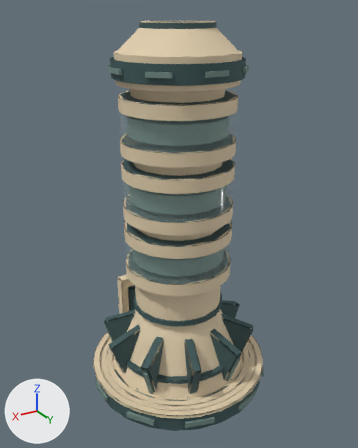
The glTF model assets/kit/labkit/Cannon_T3.glb as it was, and as the next commit left it.
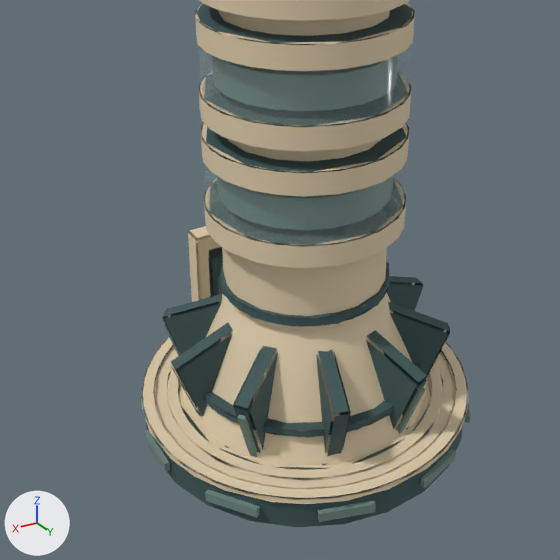
Old and new are each drawn whole from a 50 mm camera at (4.41, 7.38, 7.11) aimed at (0.0, 0.04, 3.44) and again close up on the part from 6% to 87% of the width and 35% to 100% of the height. Lighting does not change. The marker at lower left points along +X, +Y and +Z. The last two pictures show the newer version. Vertices at exactly the same position are counted once.

Objects in the first close-up: 'Cannon_T3'.
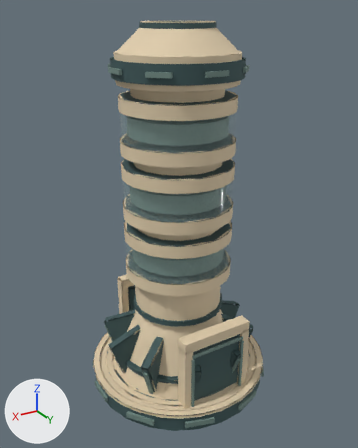
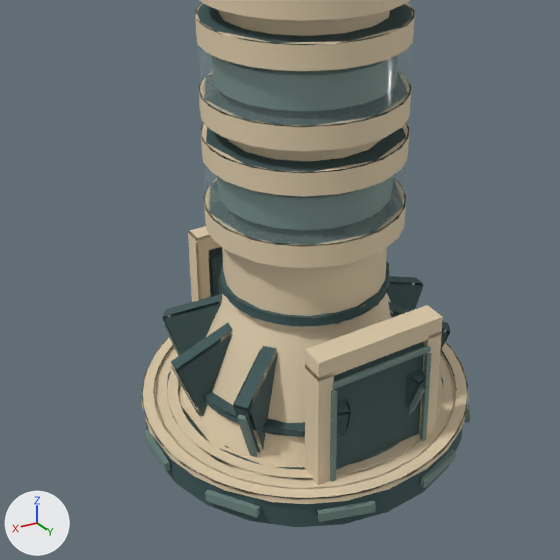
Changed parts and their boxes [x1, y1, x2, y2] in the close-ups (560 x 560 px):
part 1 of me_cannon_t3, added
    after: [333, 341, 424, 470]
part 2 of me_cannon_t3, added
    after: [305, 364, 334, 485]
part 3 of me_cannon_t3, added
    after: [419, 331, 442, 437]
part 4 of me_cannon_t3, added
    after: [305, 305, 443, 382]
part 5 of me_cannon_t3, added
    after: [330, 389, 337, 482]
part 6 of me_cannon_t3, added
    after: [420, 352, 432, 442]
part 7 of me_cannon_t3, added
    after: [333, 345, 431, 389]

What the commit changed:
me_cannon_t3 is used by ob_cannon_t3; location (0.0, 0.0, 0.0).
me_cannon_t3 had 5308 vertices, 5858 faces and spanned x -1.79..1.79, y -1.79..1.79, z 0.06..6.95.
me_cannon_t3 now has 5364 vertices, 5942 faces and spans x -1.79..1.79, y -1.79..1.79, z 0.06..6.95.
me_cannon_t3 part 1: a new loose piece, a box spanning x -0.55..0.55, y 1.15..1.35, z 0.06..1.56, in mat_os_dark (dark cyan #3d5758).
me_cannon_t3 part 2: a new loose piece, a box spanning x 0.54..0.7, y 1.17..1.41, z 0.06..1.66, in mat_os_steel (beige #e2cfae).
me_cannon_t3 part 3: a new loose piece, a box spanning x -0.7..-0.54, y 1.17..1.41, z 0.06..1.66, in mat_os_steel (beige #e2cfae).
me_cannon_t3 part 4: a new loose piece, a box spanning x -0.7..0.7, y 1.17..1.41, z 1.62..1.82, in mat_os_steel (beige #e2cfae).
me_cannon_t3 part 5: a new loose piece, a box spanning x 0.515..0.565, y 1.4..1.44, z 0.16..1.46, in mat_os_detail (greyish green #718a83).
me_cannon_t3 part 6: a new loose piece, a box spanning x -0.565..-0.515, y 1.4..1.44, z 0.16..1.46, in mat_os_detail (greyish green #718a83).
me_cannon_t3 part 7: a new loose piece, a box spanning x -0.55..0.55, y 1.4..1.44, z 1.495..1.545, in mat_os_detail (greyish green #718a83).
